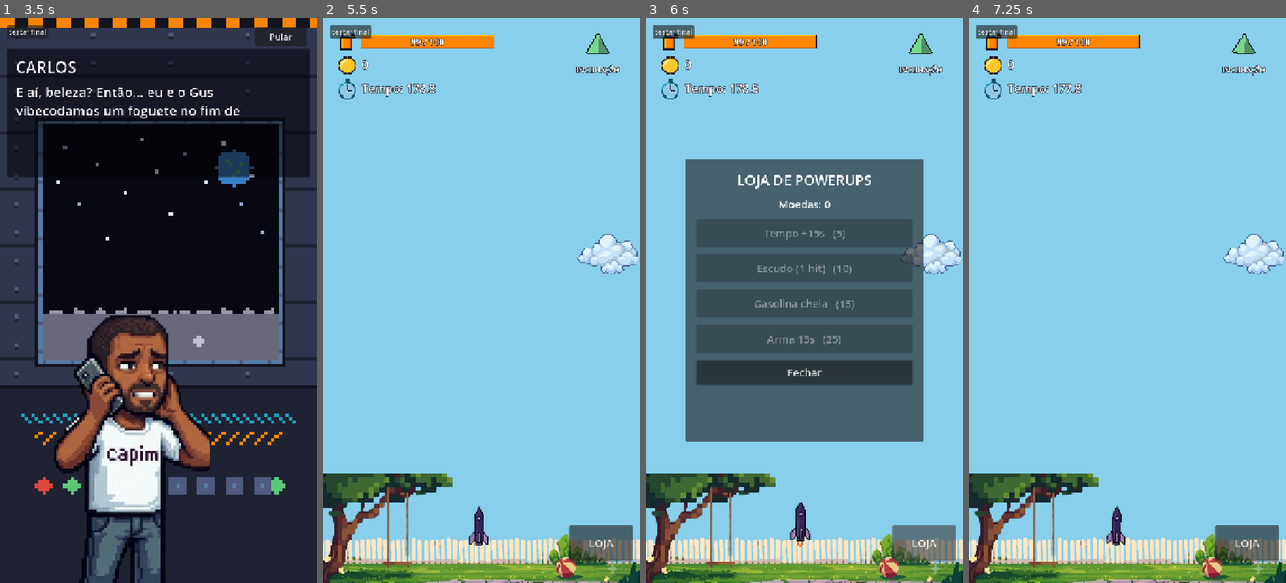
Above: before the commit, frames 1-4 (left to right).
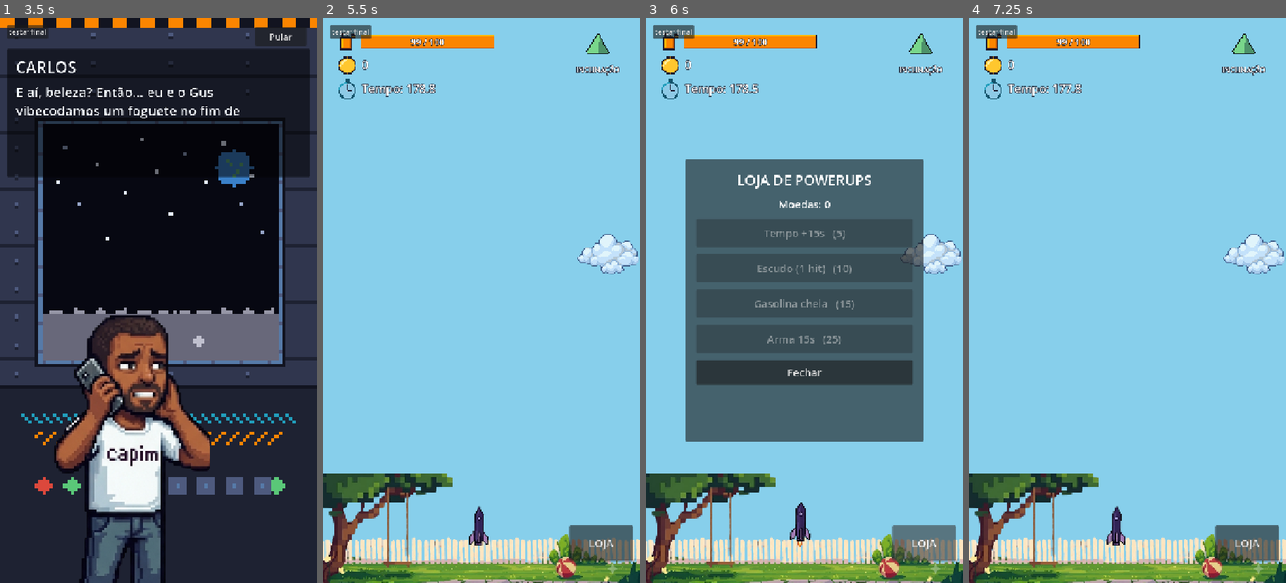
Above: after the commit, the same moments.

Repository: lucasevero/foguete-pra-lua
Game: Godot game, scene res://main.tscn
Same seed, same stepped clock (60 frames per second), same inputs: the game is played once before the commit and once after it.
Inputs:
- Up to frame 1 (3.5 s): click "JOGAR" at 0.5 s; click "testar final" at 1.25 s; click "Atender" at 2 s; click "Pular" at 2.75 s
- Up to frame 2 (5.5 s): click "REINICIAR" at 3.5 s; click "LOJA" at 4.25 s; click "Fechar" at 5 s
- Up to frame 3 (6 s): click "LOJA" at 5.75 s
- Up to frame 4 (7.25 s): click "Fechar" at 6.5 s

Frame 1 is identical in both runs. In frame 2, less than 0.1% of the frame differs, in the area x 46-88%, y 2-94%; in frame 3, less than 0.1%; in frame 4, less than 0.1%.

Commit message:
Fix: game over no longer unpauses (shop._close ran on game_over)
The shop's game_over handler called _close(), which set paused=false, undoing
the pause GameManager._end sets on game over. Now it just hides the shop UI
without touching pause.

Co-Authored-By: Claude Opus 4.8 <noreply@anthropic.com>

Diff:
--- a/shop.gd
+++ b/shop.gd
@@ -27,7 +27,8 @@
 	buy_weapon.pressed.connect(_buy.bind("weapon"))
 	GameEvents.coins_changed.connect(_on_coins_changed)
 	GameEvents.game_started.connect(func(): shop_button.show())   # aparece quando começa a partida
-	GameEvents.game_over.connect(func(_w): shop_button.hide(); _close())
+	# no game over: esconde a loja SEM despausar (o GameManager controla a pausa aqui)
+	GameEvents.game_over.connect(func(_w): shop_button.hide(); panel.hide())
 
 func _on_coins_changed(total: int) -> void:
 	_coins = total   # contador agora fica no HUD (ui.tscn); aqui só atualiza o saldo do painel
